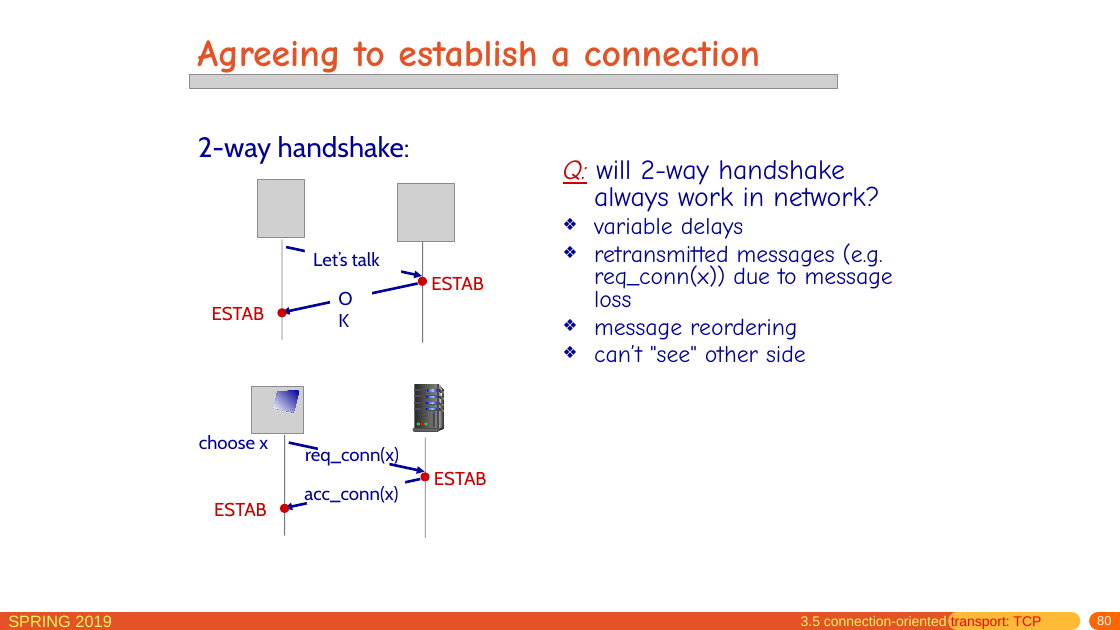
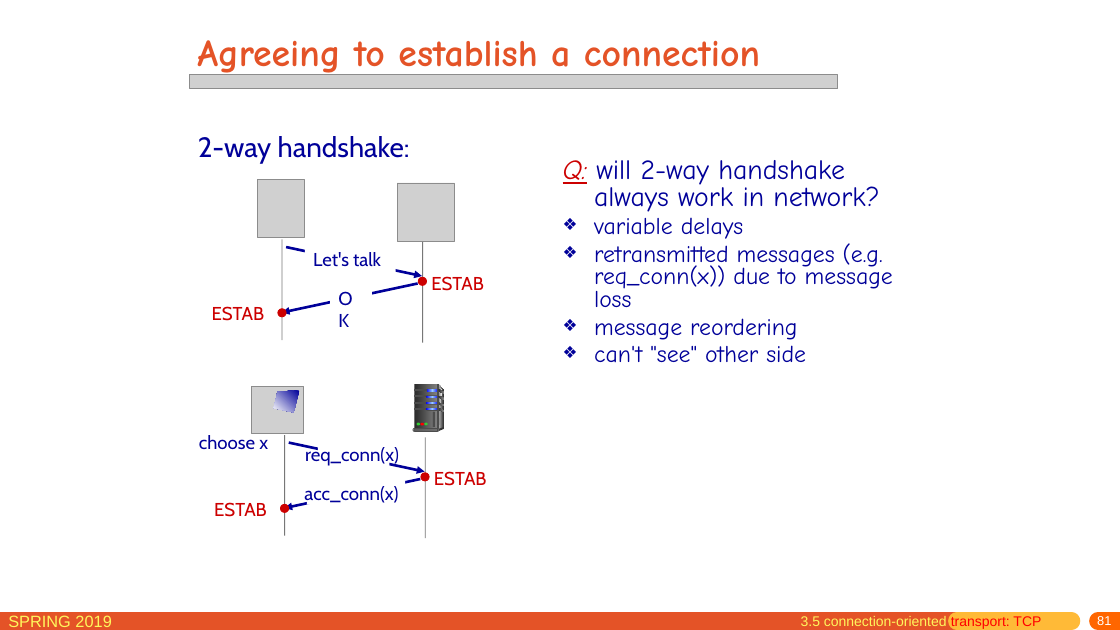
Before and after one commit to jichenghu/PPT_networkDistributed, a slide deck: slide 81 of chapter3.pptx (slide 80 before the commit). Drawn at 1120x630 pixels with LibreOffice and Linux fonts; fonts in the diff are those of the drawing; grey boxes stand for pictures. Boxes give left, top, right and bottom in pixels: in the first picture for what was removed or moved away, otherwise in the second. Text is boxed around its words. In the diff, an @@ line names an element or a change of style, - is before the commit and + after.

```diff
--- a/chapter3.pptx
+++ b/chapter3.pptx
@@ text at (x1=313, y1=252, x2=381, y2=267): text changed @@
-Let’s talk
+Let's talk
@@ text at (x1=594, y1=345, x2=806, y2=363): text changed @@
-❖ can’t "see" other side
+❖ can't "see" other side
@@ page number at (x1=1097, y1=616, x2=1111, y2=625): text changed @@
-80
+81
```
Also in this commit, not shown: 45 other slides changed, 1 slide added.
